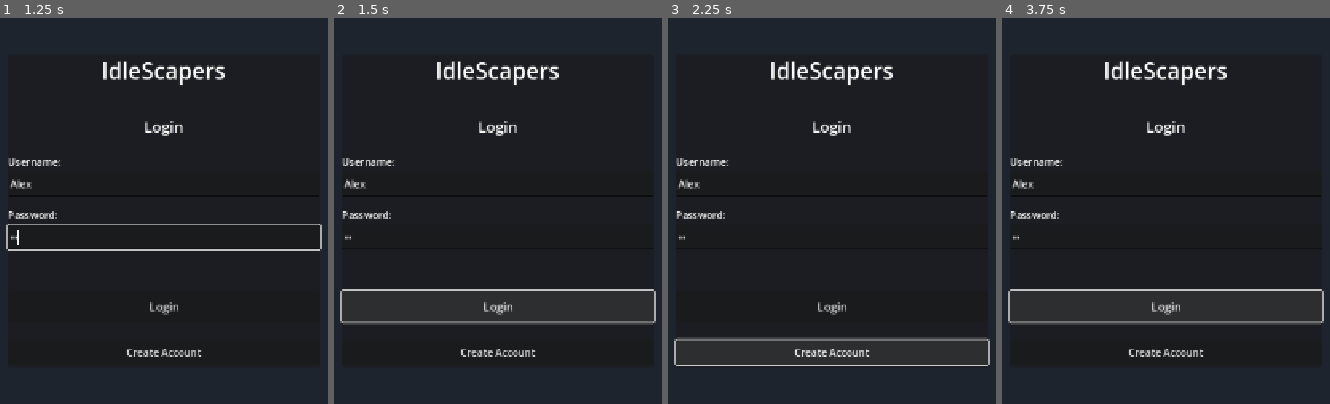
Above: before the commit, frames 1-4 (left to right).
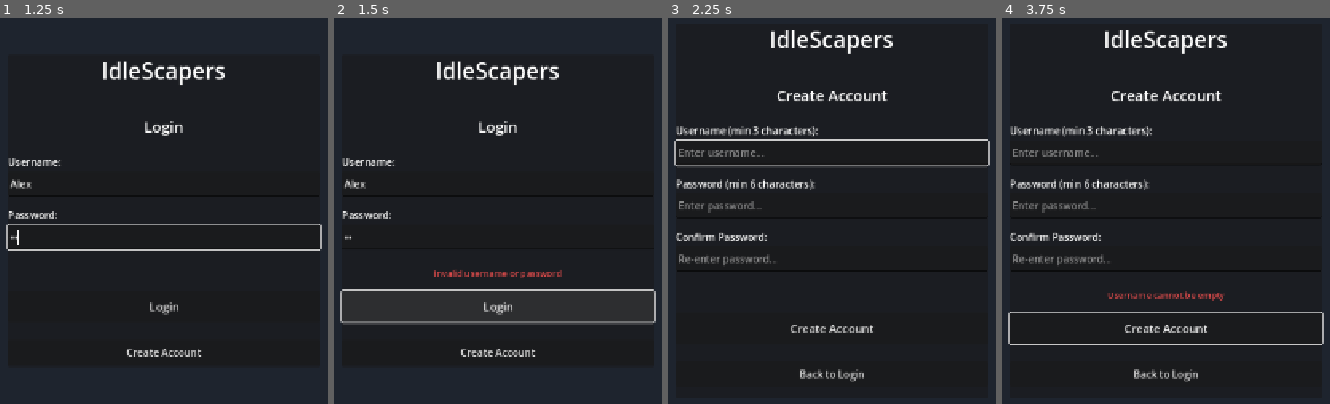
Above: after the commit, the same moments.

Repository: fahmed93/idlescapers
Game: Godot game, scene res://scenes/login.tscn
Two runs of this game, one before a commit and one after it. Both use one fixed random seed, a clock stepped at 60 frames per second and the inputs below.
Inputs (mouse positions are in pixels of both pictures, inside the frame that each line leads up to):
- Up to frame 1 (1.25 s): click (164, 183) at 0.52 s; type "Alex" at 0.6 s; click (164, 238) at 0.75 s; type "12" at 0.83 s
- Up to frame 2 (1.5 s): click "Login" at 1.25 s
- Up to frame 3 (2.25 s): click "Create Account" at 2 s
- Up to frame 4 (3.75 s): click "Create Account" at 2.75 s; click (1166, 307) at 3.5 s, where only the run before the commit has a clickable "Login"

Frame 1 is identical in both runs. In frame 2, 0.4% of the frame differs, in the area x 30-70%, y 65-68%; in frame 3, 8.7%; in frame 4, 8.9%, in the area x 1-99%, y 3-95%.
Error before the commit: Parse Error: Unrecognized annotation: "@ontml". (res://scripts/login.gd:22)

Commit message:
Add documentation and fix syntax error in login.gd
Co-authored-by: fahmed93 <4407704+fahmed93@users.noreply.github.com>

Diff:
--- a/scripts/login.gd
+++ b/scripts/login.gd
@@ -19,7 +19,7 @@
 @onready var create_password: LineEdit = $CenterContainer/CreatePanel/VBoxContainer/PasswordInput
 @onready var create_password_confirm: LineEdit = $CenterContainer/CreatePanel/VBoxContainer/PasswordConfirmInput
 @onready var create_button: Button = $CenterContainer/CreatePanel/VBoxContainer/CreateButton
-@ontml:parameter name="create_error: Label = $CenterContainer/CreatePanel/VBoxContainer/ErrorLabel
+@onready var create_error: Label = $CenterContainer/CreatePanel/VBoxContainer/ErrorLabel
 @onready var show_login_button: Button = $CenterContainer/CreatePanel/VBoxContainer/ShowLoginButton
 
 func _ready() -> void:
Not shown, added: docs/LOGIN_SYSTEM.md
Not shown, changed: docs/README.md
